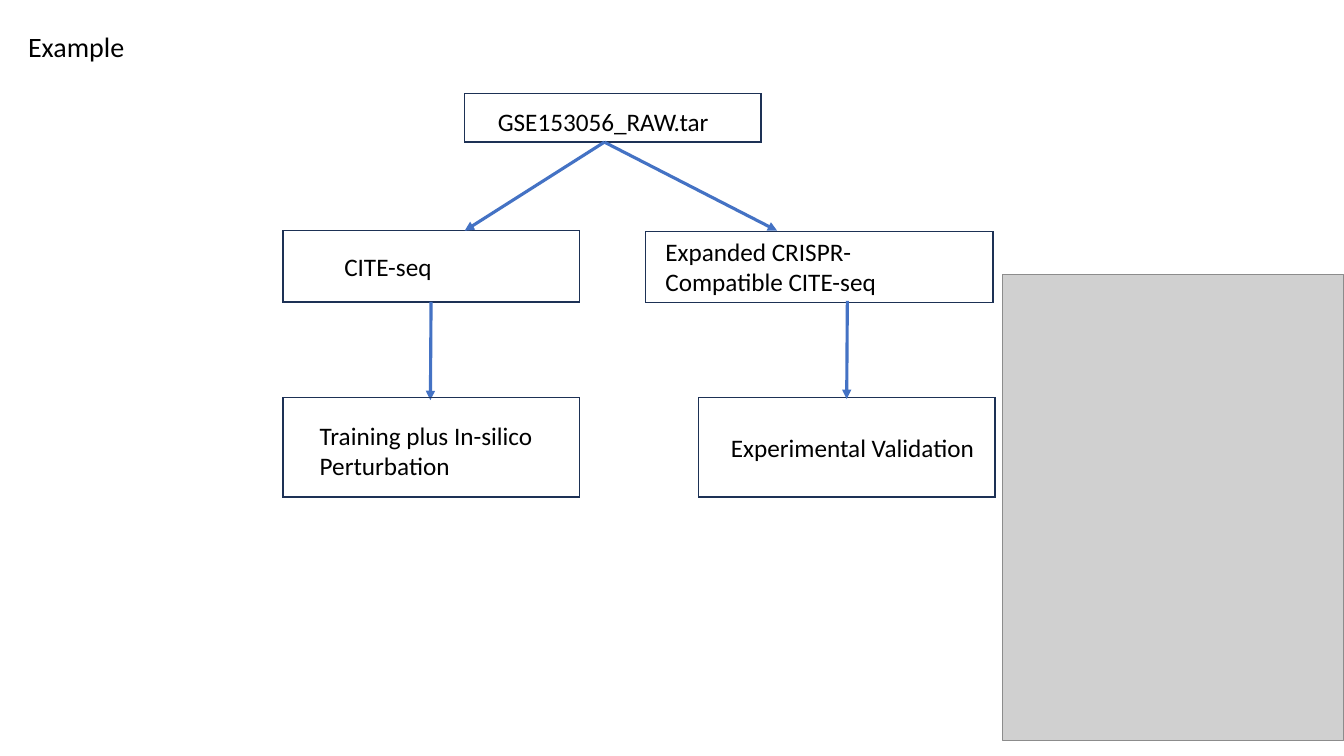
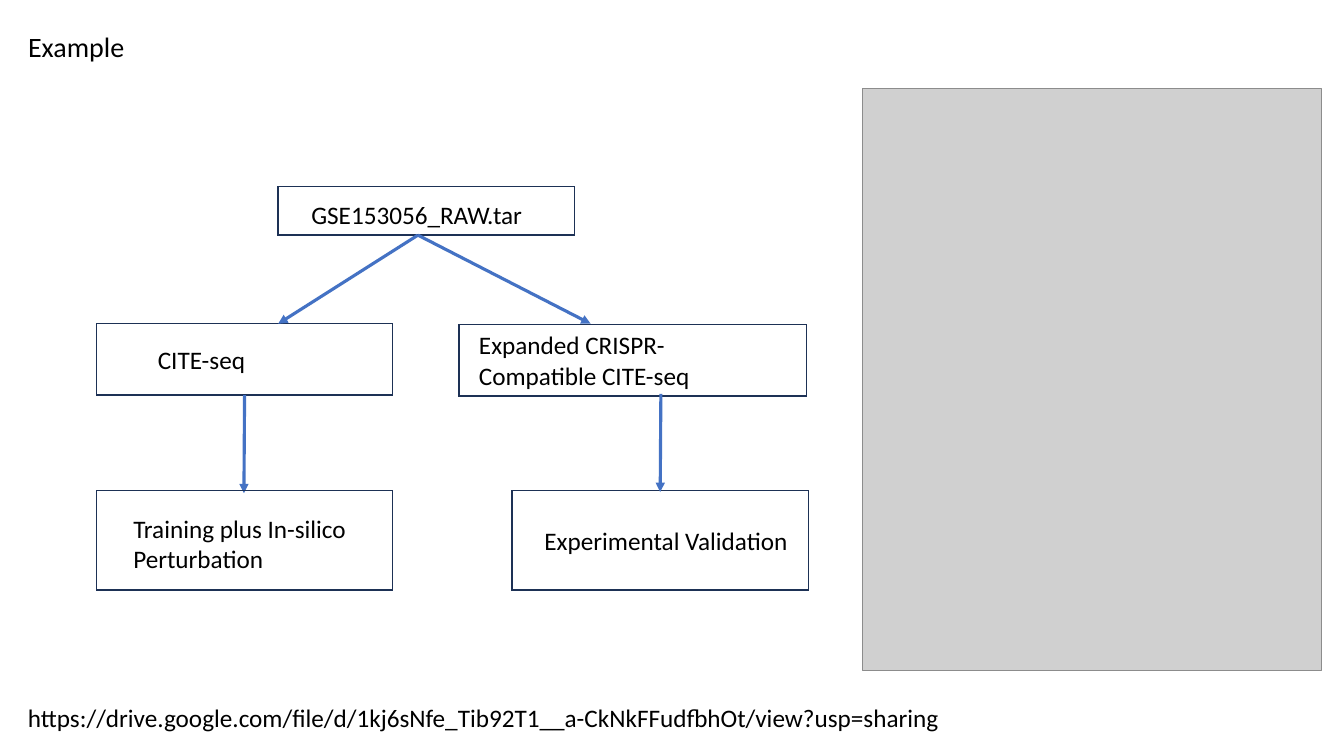
Before and after one commit to boabangf/GNN_RL_gene_trajectory_perturbation, a slide deck: slide 5 of ppt slides for omic codeathon.pptx. Drawn at 1344x756 pixels with LibreOffice and Linux fonts; fonts in the diff are those of the drawing; grey boxes stand for pictures. Boxes give left, top, right and bottom in pixels: in the first picture for what was removed or moved away, otherwise in the second. Text is boxed around its words. In the diff, an @@ line names an element or a change of style, - is before the commit and + after.

```diff
--- a/ppt slides for omic codeathon.pptx
+++ b/ppt slides for omic codeathon.pptx
@@ picture: place and size @@
-picture at (1003, 274, 1344, 741)
+picture at (862, 89, 1321, 670)
@@ 5 texts, 5 rectangles, 4 arrows: place and size @@
-5 texts, 5 rectangles, 4 arrows at (283, 94, 995, 498)
+5 texts, 5 rectangles, 4 arrows at (97, 187, 809, 591)
@@ text added at (28, 709, 938, 732), 18 pt, text #000000 @@
+https://drive.google.com/file/d/1kj6sNfe_Tib92T1__a-CkNkFFudfbhOt/view?usp=sharing
```
